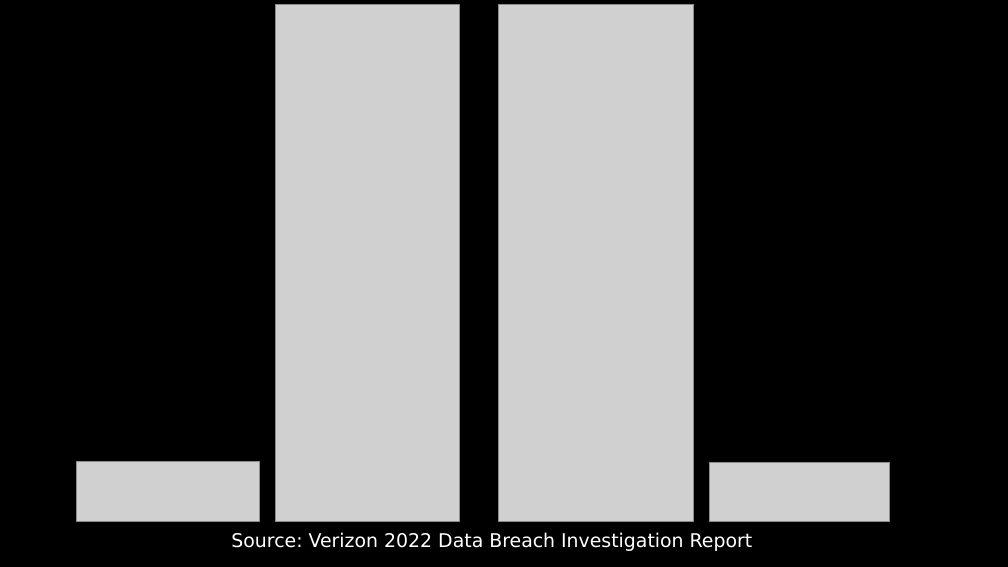
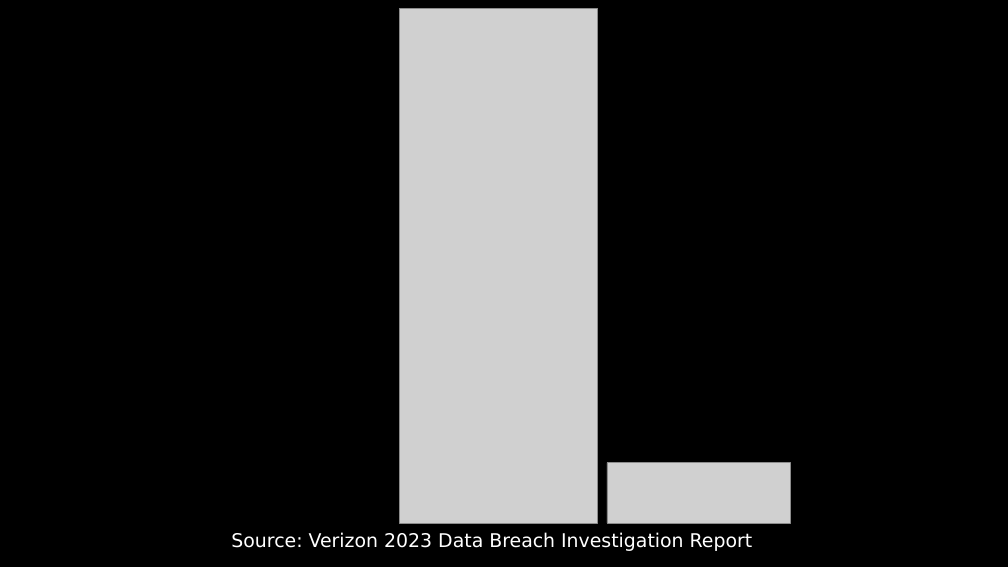
Before and after one commit to dschwarz91/websec-lecture, a slide deck: slide 10 of slides/1_Intro_and_Motivation.pptx. Drawn at 1008x567 pixels with LibreOffice and Linux fonts; fonts in the diff are those of the drawing; grey boxes stand for pictures. Boxes give left, top, right and bottom in pixels: in the first picture for what was removed or moved away, otherwise in the second. Text is boxed around its words. In the diff, an @@ line names an element or a change of style, - is before the commit and + after.

Commit message:
updated the verizon dbir to 2023

```diff
--- a/slides/1_Intro_and_Motivation.pptx
+++ b/slides/1_Intro_and_Motivation.pptx
@@ picture removed at box(275, 4, 460, 521) @@
@@ picture added at box(400, 8, 597, 523) @@
@@ picture removed at box(498, 4, 694, 521) @@
@@ picture: place and size @@
-picture at box(76, 461, 259, 522)
+picture at box(607, 463, 790, 523)
@@ picture removed at box(709, 463, 889, 522) @@
@@ text at box(231, 532, 753, 551): text changed @@
-Source: Verizon 2022 Data Breach Investigation Report
+Source: Verizon 2023 Data Breach Investigation Report
```
Also in this commit, not shown: 1 other slide changed, 1 other file.
